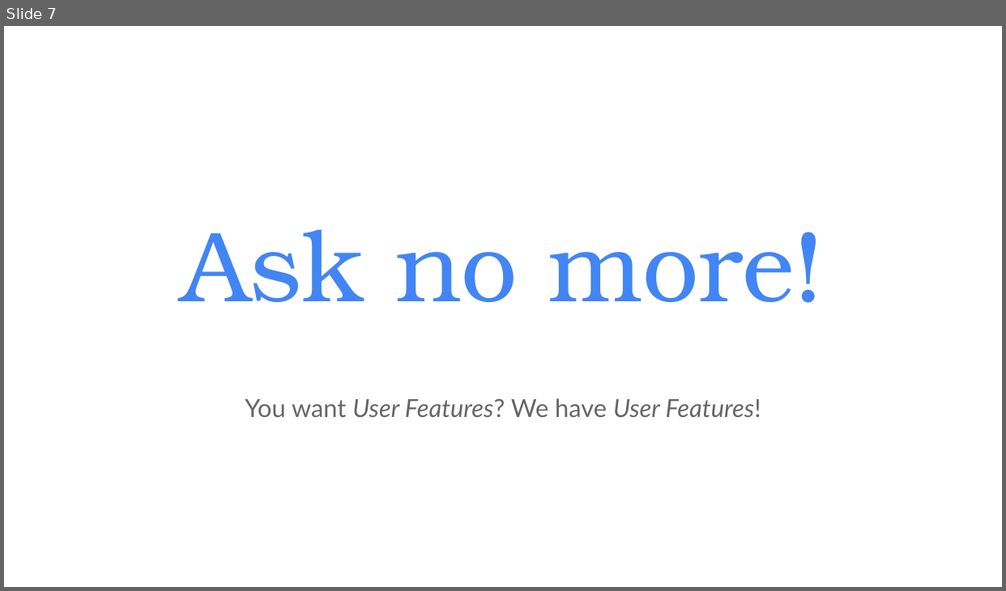
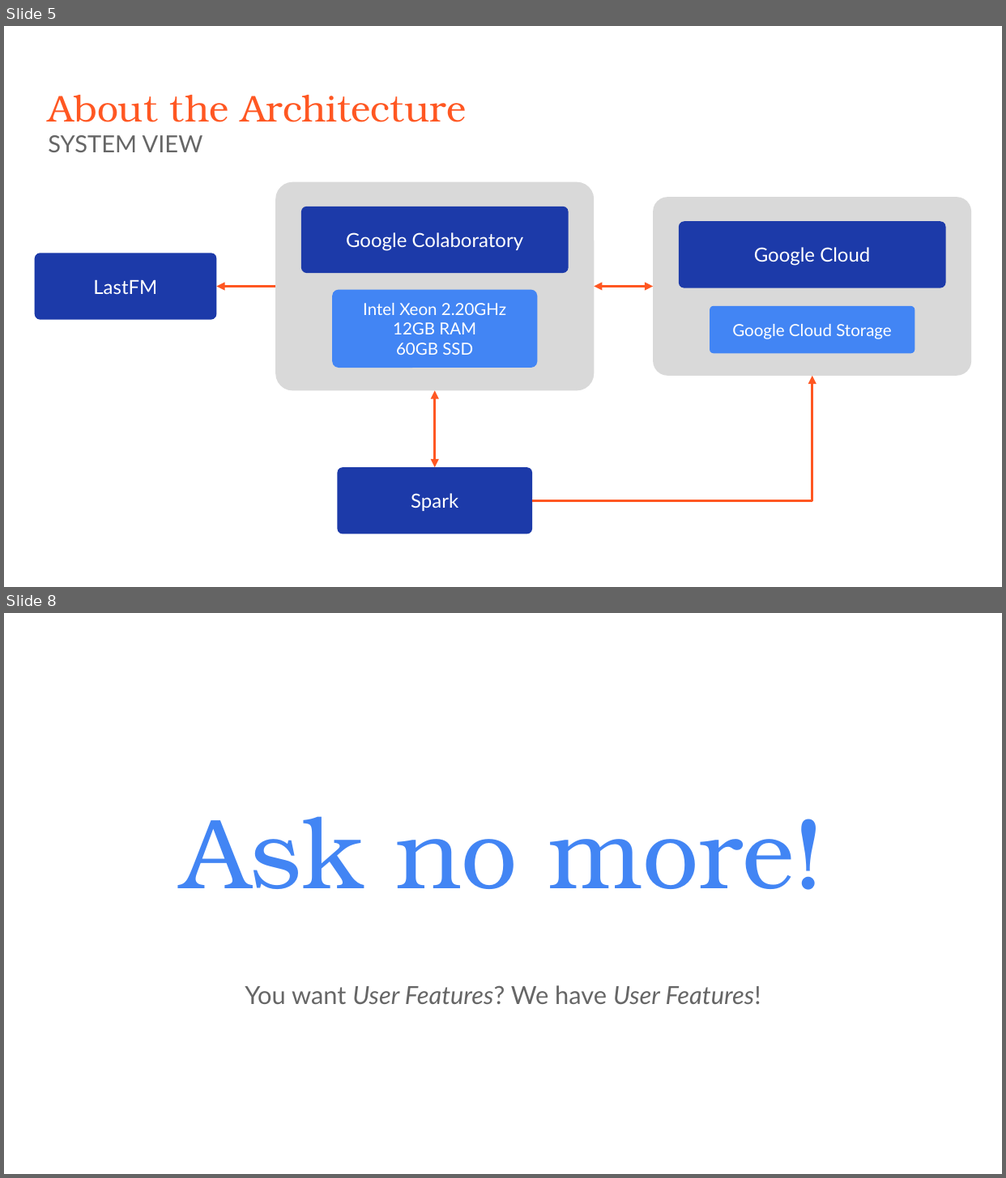
Before and after one commit to aliswh/lastfm, a slide deck: presentazione.pptx. Shown one above the other, each under a label of ours: slide 7 before the commit, slides 5 and 8 after it; the slides between them are not shown. The pictures are 1006x591 and 1006x1178 pixels, drawn with LibreOffice and Linux fonts; fonts in the diff are those of the drawing. Boxes give left, top, right and bottom in pixels: in the first picture for what was removed or moved away, otherwise in the second. Text is boxed around its words. In the diff, an @@ line names an element or a change of style, - is before the commit and + after.

```diff
--- a/presentazione.pptx
+++ b/presentazione.pptx
@@ slide 5 added at box(4, 26, 1002, 587), background #FFFFFF @@
@@ title added at box(48, 95, 466, 152), 27 pt, text #FF5722 @@
+About the Architecture
+SYSTEM VIEW
@@ rounded rectangle added at box(275, 182, 594, 390), fill #D9D9D9 @@
@@ rounded rectangle added at box(301, 207, 569, 274), fill #1C3AA9, 14 pt, text #FFFFFF @@
+Google Colaboratory
@@ rounded rectangle added at box(653, 197, 971, 375), fill #D9D9D9 @@
@@ rounded rectangle added at box(679, 221, 946, 288), fill #1C3AA9, 14 pt, text #FFFFFF @@
+Google Cloud
@@ rounded rectangle added at box(35, 254, 216, 320), fill #1C3AA9, 14 pt, text #FFFFFF @@
+LastFM
@@ arrow added from (275, 287) to (216, 287), #FF5722 1.5 pt @@
@@ rounded rectangle added at box(332, 289, 538, 367), fill #4285F4, 12 pt, text #FFFFFF @@
+Intel Xeon 2.20GHz
+12GB RAM
+60GB SSD
@@ double arrow added from (594, 287) to (653, 287), #FF5722 1.5 pt @@
@@ rounded rectangle added at box(710, 306, 915, 353), fill #4285F4, 12 pt, text #FFFFFF @@
+Google Cloud Storage
@@ elbow arrow added from (532, 501) to (812, 376), #FF5722 1.5 pt @@
@@ double arrow added from (435, 391) to (435, 468), #FF5722 1.5 pt @@
@@ rounded rectangle added at box(337, 468, 532, 535), fill #1C3AA9, 14 pt, text #FFFFFF @@
+Spark
@@ what was slide 7 is now slide 8 @@
```
Also in this commit, not shown: 5 slides changed, 6 other slides added, 5 slides removed, 2 other files.
